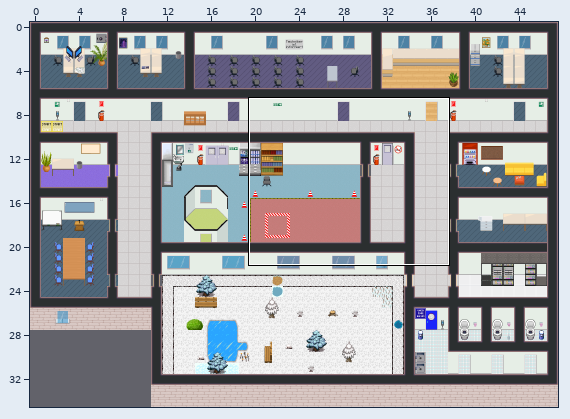
Tiled map (JSON), stored at map.tmj. Above: a wide view before the commit, with the close-up outlined.
Close-up. As it was:
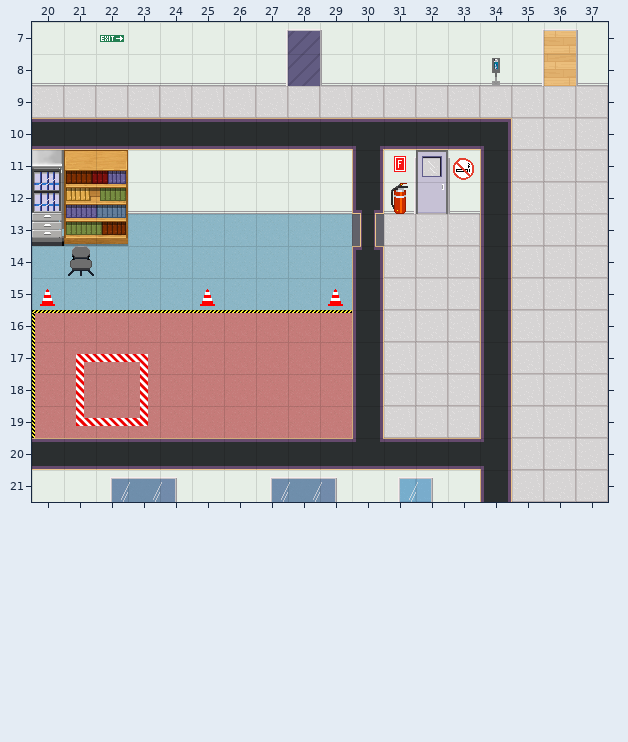
Cells are 32x32 px. Shown: x 20..37, y 7..21. The commit also changed other parts of the map, which this record leaves out.
The same view after the edit:
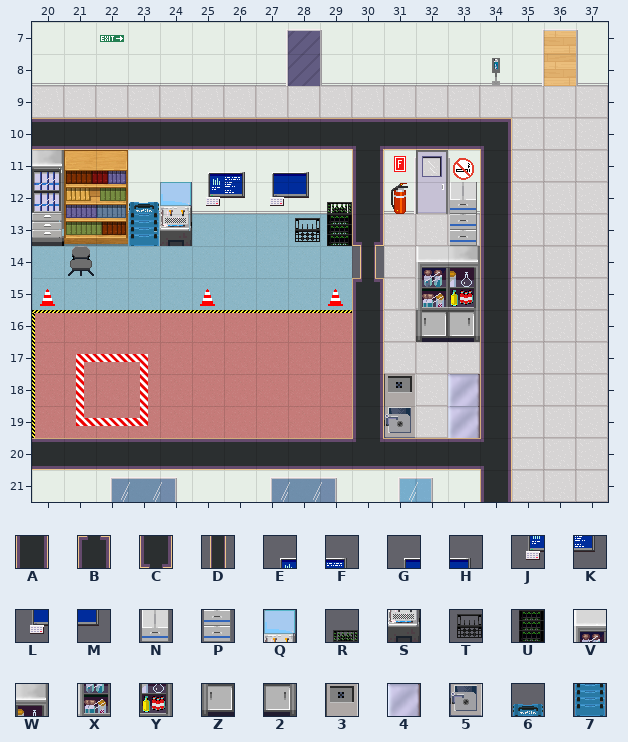
Key: from "Chunk 1": A 3, B 51, C 53, D 57, E 98, F 99, G 100, H 101, J 104, K 105, L 106, M 107, N 183, P 191, Q 229, R 230, S 246, T 247, U 248; from "Chunk 2": V 0, W 1, X 5, Y 6, Z 7, 2 8, 3 17, 4 18, 5 19, 6 88, 7 92.
_ is an empty cell, # one hidden under a higher layer.
The exact change:
{"where": "layer \"walls\""}
{"y":13,"x":30,"old":"D","new":"#"}
{"y":14,"x":30,"old":"#","new":"D"}
{"where": "layer \"tileDetails\""}
{"y":11,"x":25,"old":"____","new":"EFGH"}
{"y":12,"x":25,"old":"____","new":"JKLM"}
{"where": "layer \"inventory_1\""}
{"y":12,"x":24,"old":"_","new":"Q"}
{"y":12,"x":29,"old":"_","new":"R"}
{"y":12,"x":33,"old":"_","new":"N"}
{"y":13,"x":24,"old":"_","new":"S"}
{"y":13,"x":28,"old":"__","new":"TU"}
{"y":13,"x":33,"old":"_","new":"P"}
{"y":16,"x":32,"old":"__","new":"Z2"}
{"y":18,"x":31,"old":"_","new":"3"}
{"y":18,"x":33,"old":"_","new":"4"}
{"y":19,"x":31,"old":"_","new":"5"}
{"y":19,"x":33,"old":"_","new":"4"}
{"where": "layer \"inventory_2\""}
{"y":12,"x":23,"old":"_","new":"6"}
{"y":13,"x":23,"old":"_","new":"7"}
{"where": "layer \"wallsFront\""}
{"y":12,"x":30,"old":"C","new":"A"}
{"y":13,"x":30,"old":"D","new":"C"}
{"y":14,"x":30,"old":"B","new":"D"}
{"y":15,"x":30,"old":"A","new":"B"}
{"where": "layer \"furniture_front\""}
{"y":14,"x":32,"old":"__","new":"VW"}
{"y":15,"x":32,"old":"__","new":"XY"}
{"label":"changed","picture_box":[129,172,384,282]}
{"label":"added","picture_box":[416,182,480,342]}
{"label":"added","picture_box":[384,374,416,438]}
{"label":"added","picture_box":[448,374,480,438]}
